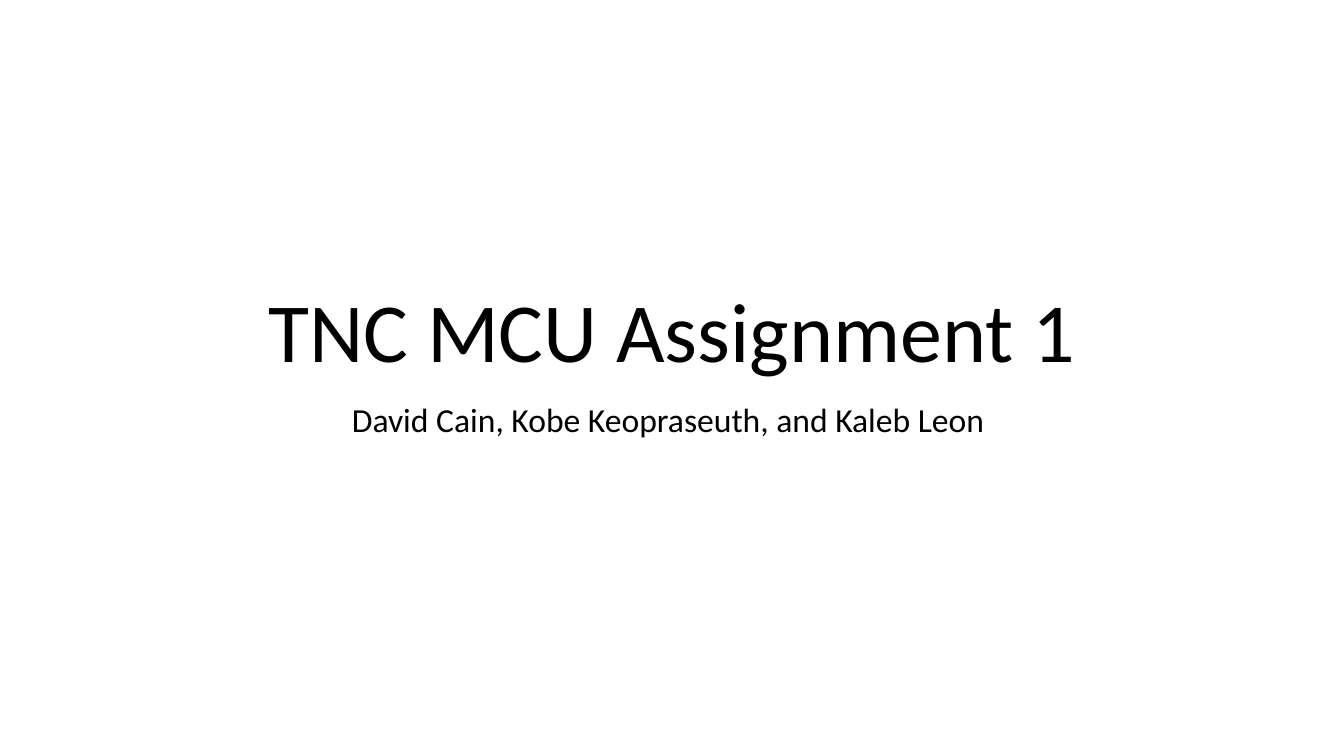
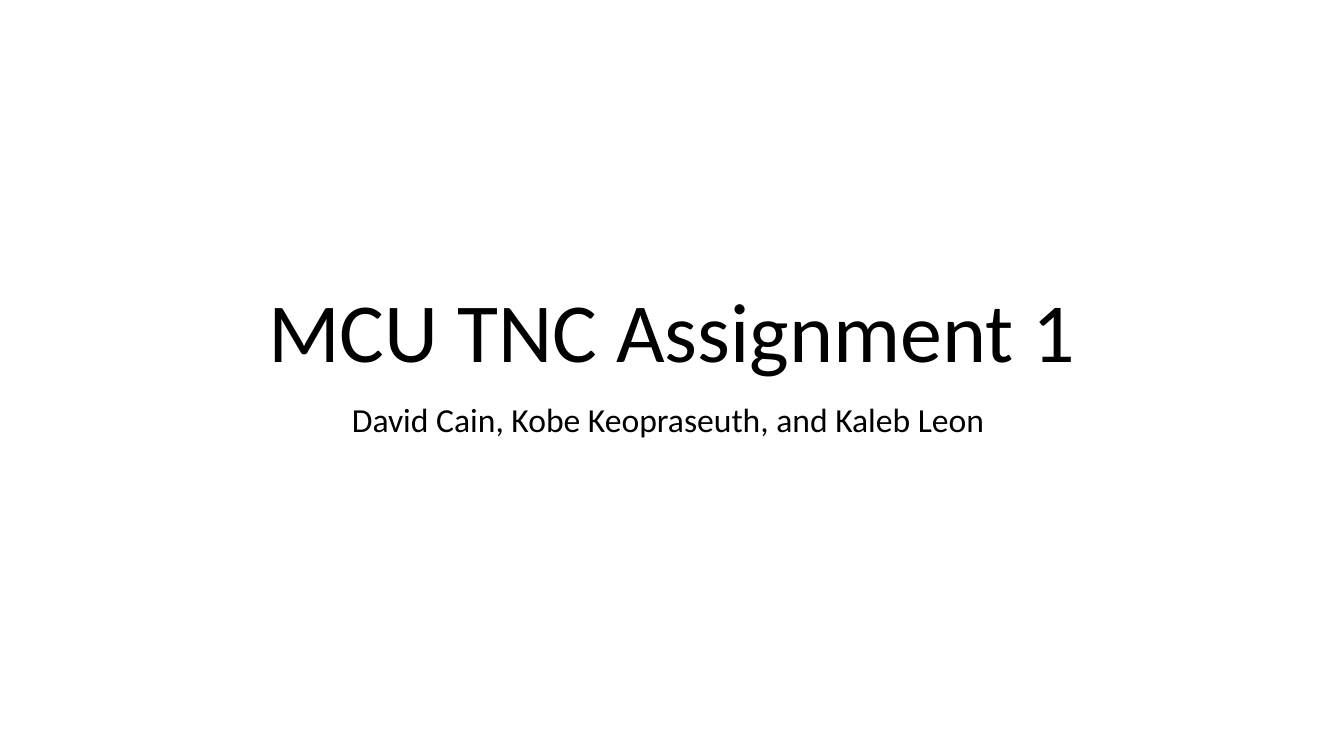
Before and after one commit to MrLordLeon/TNCMCU, a slide deck: slide 1 of Presentations/Assignment 1 Presentation.pptx. Drawn at 1344x756 pixels with LibreOffice and Linux fonts; fonts in the diff are those of the drawing. Boxes give left, top, right and bottom in pixels: in the first picture for what was removed or moved away, otherwise in the second. Text is boxed around its words. In the diff, an @@ line names an element or a change of style, - is before the commit and + after.

```diff
--- a/Presentations/Assignment 1 Presentation.pptx
+++ b/Presentations/Assignment 1 Presentation.pptx
@@ title at <box>268,304,1076,377</box>: text changed @@
-TNC MCU Assignment 1
+MCU TNC Assignment 1
```
